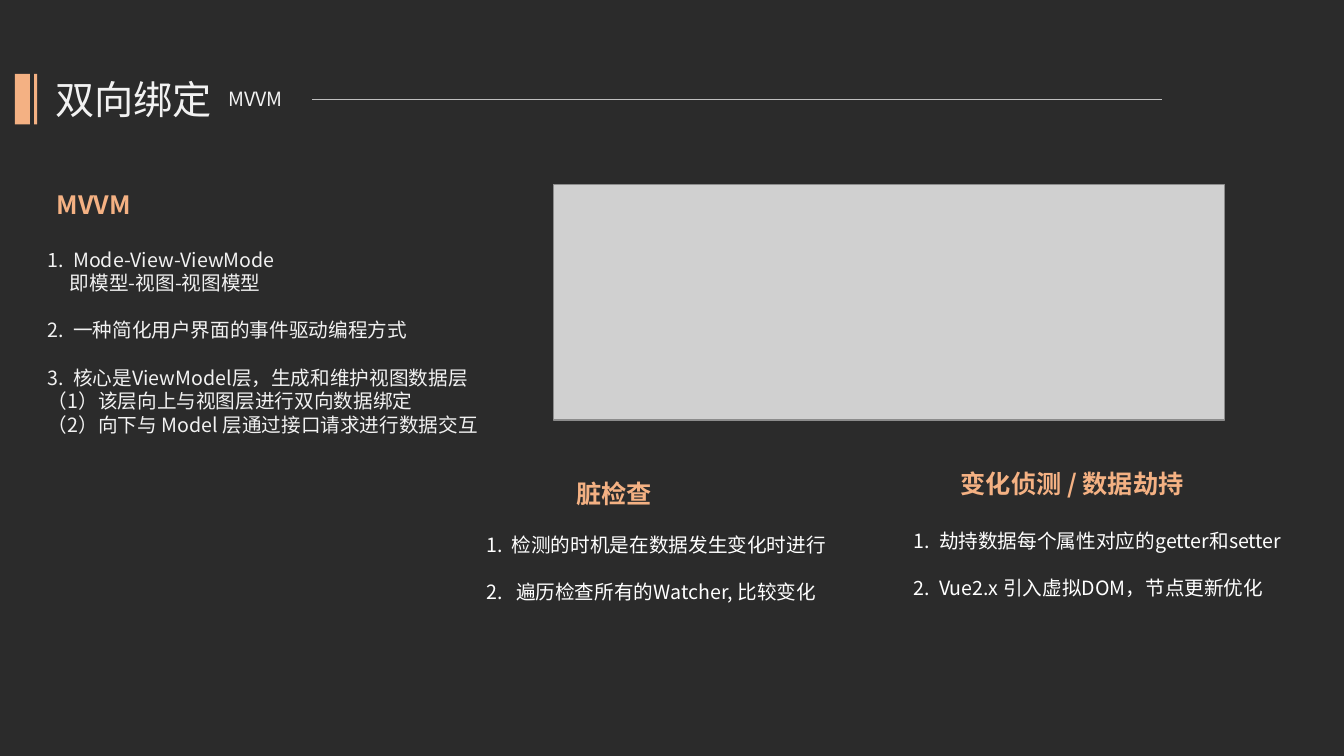
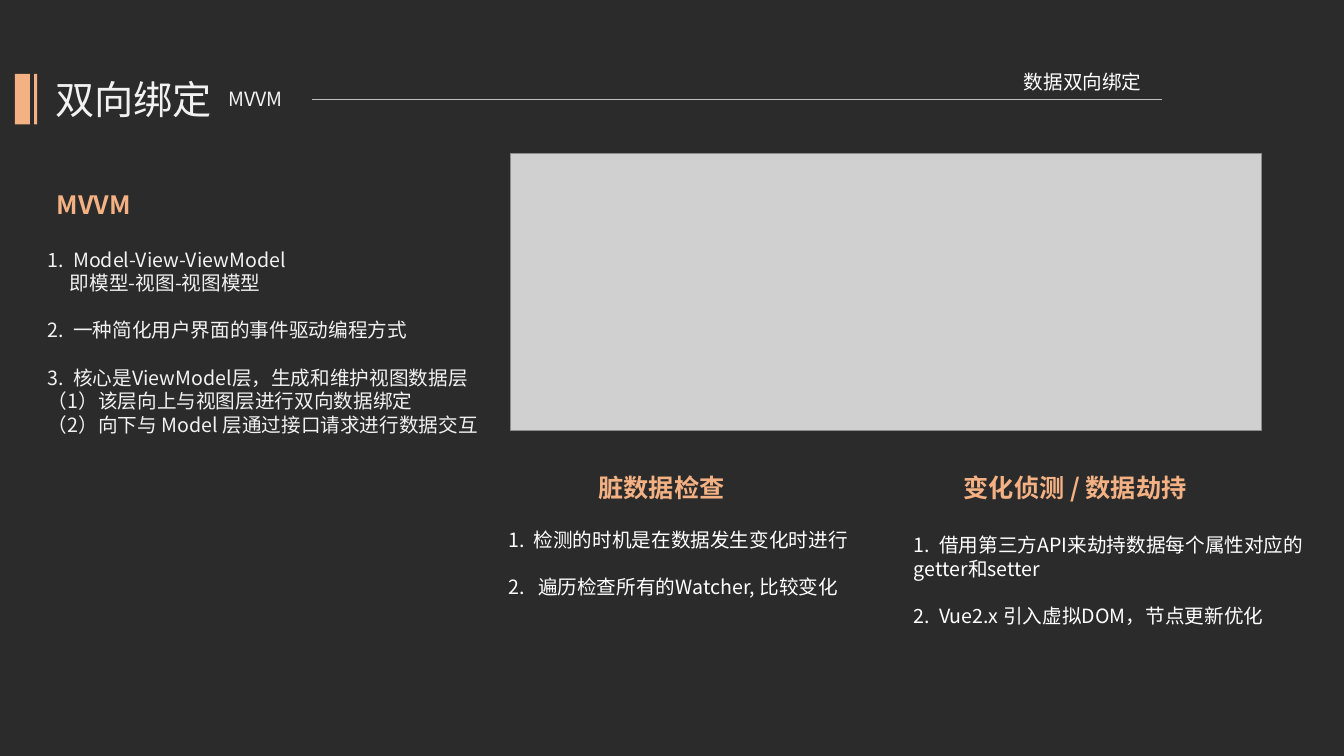
Before and after one commit to kcikkick/mvvm-demo, a slide deck: slide 7 of ppt/mvvm-demo.pptx (slide 6 before the commit). Drawn at 1344x756 pixels with LibreOffice and Linux fonts; fonts in the diff are those of the drawing; grey boxes stand for pictures; background and template pictures are left out; a plain dark background stands for a picture behind light text. Boxes give left, top, right and bottom in pixels: in the first picture for what was removed or moved away, otherwise in the second. Text is boxed around its words. In the diff, an @@ line names an element or a change of style, - is before the commit and + after.

```diff
--- a/ppt/mvvm-demo.pptx
+++ b/ppt/mvvm-demo.pptx
@@ text added at (1024,72,1142,91), 14 pt, text #FFFFFF @@
+数据双向绑定
@@ picture: place and size @@
-picture at (554,185,1225,419)
+picture at (511,154,1262,431)
@@ text at (48,251,286,268): text changed @@
-1. Mode-View-ViewMode
+1. Model-View-ViewModel
@@ text at (599,475,725,499): text changed @@
-脏检查
+脏数据检查
@@ text "变化侦测 / 数据劫持": place and size @@
-text "变化侦测 / 数据劫持" at (961,471,1184,496)
+text "变化侦测 / 数据劫持" at (964,475,1187,500)
@@ text "1. 检测的时机是在数据发生变化时进行": place and size @@
-text "1. 检测的时机是在数据发生变化时进行" at (486,535,826,603)
+text "1. 检测的时机是在数据发生变化时进行" at (508,530,848,598)
@@ text at (914,535,1303,554): text changed @@
-1. 劫持数据每个属性对应的getter和setter
+1. 借用第三方API来劫持数据每个属性对应的getter和setter
```
Also in this commit, not shown: 18 other slides changed, 4 slides added, 4 slides removed, 1 other file.
